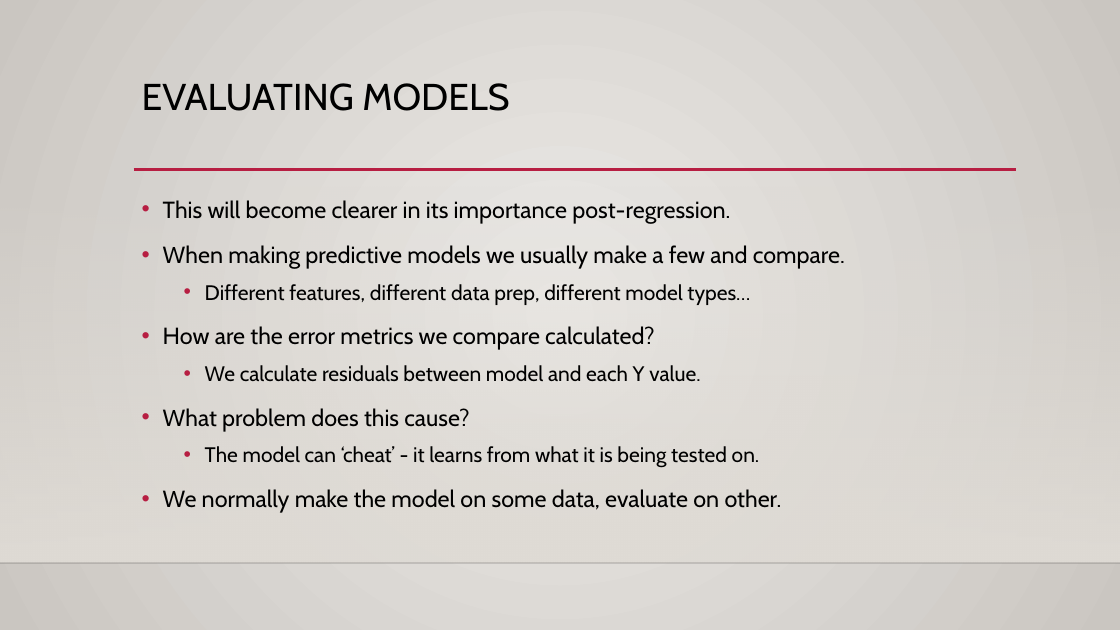
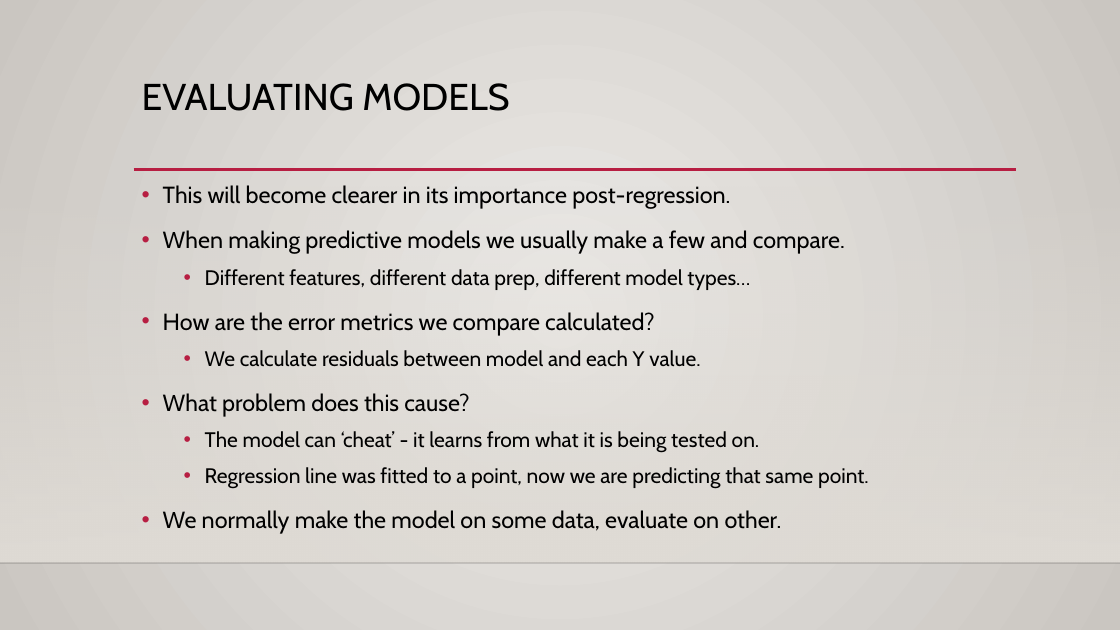
Before and after one commit to AkeemSemperDataScience/Basic_Stats_in_Python_Student_Repository, a slide deck: slide 31 of reference_material/slides/022_encoding.pptx (slide 25 before the commit). Drawn at 1120x630 pixels with LibreOffice and Linux fonts; fonts in the diff are those of the drawing; background and template pictures are left out. Boxes give left, top, right and bottom in pixels: in the first picture for what was removed or moved away, otherwise in the second. Text is boxed around its words. In the diff, an @@ line names an element or a change of style, - is before the commit and + after.

```diff
--- a/reference_material/slides/022_encoding.pptx
+++ b/reference_material/slides/022_encoding.pptx
@@ text "This will become clearer in ...": place and size @@
-text "This will become clearer in ..." at [163,200,845,513]
+text "This will become clearer in ..." at [163,185,869,534]
@@ text at [205,467,869,489]: paragraph added @@
+  • Regression line was fitted to a point, now we are predicting that same point.
```
Also in this commit, not shown: 5 other slides changed, 11 slides added, 7 other files.
